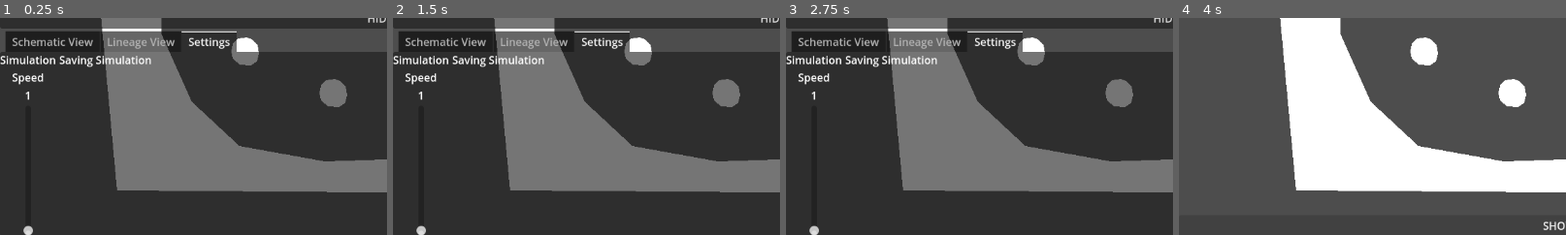
Above: before the commit, frames 1-4 (left to right).
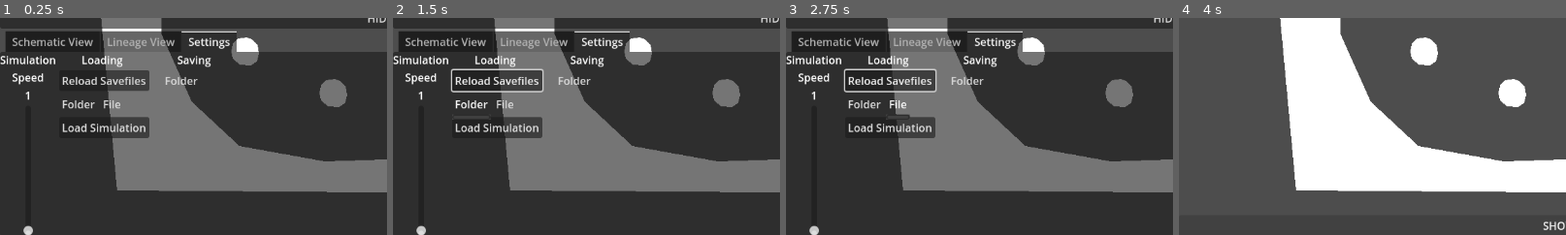
Above: after the commit, the same moments.

Repository: 06gusmog/EVOLUTIONATOR-4000
Game: Godot game, scene res://Misc/world.tscn
Two runs of this game, one before a commit and one after it. Both use one fixed random seed, a clock stepped at 60 frames per second and the inputs below.
Inputs (mouse positions are % of the whole screen's width and height, from its top left):
- Up to frame 1 (0.25 s): no input
- Up to frame 2 (1.5 s): click (13, 64) at 0.5 s, where only the run after the commit has a clickable "Reload Savefiles"; click (10, 70) at 1.25 s, where only the run after the commit has a clickable "Folder"
- Up to frame 3 (2.75 s): click (14, 70) at 2 s, where only the run after the commit has a clickable "File"
- Up to frame 4 (4 s): click (13, 75) at 2.75 s, where only the run after the commit has a clickable "Load Simulation"; click "HIDE UI" at 3.5 s
The pictures show only the part of the screen within x 0-50%, y 50-100%; the shares and areas given below are measured in that part.

The runs differ from the first frame. In frame 1, 3.6% of the frame differs, in the area x 15-55%, y 17-56%; in frame 2, 4.1%; in frame 3, 4.2%, in the area x 14-55%, y 17-56%; in frame 4, nothing differs.

Commit message:
Basic File Structure

Diff:
--- a/Godot/Misc/User Interface/Settings/settings.gd
+++ b/Godot/Misc/User Interface/Settings/settings.gd
@@ -1,9 +1,18 @@
 extends HBoxContainer
+# Simulation Speed
 @onready var simulation_speed_slider: VSlider = $"simulation_speed/Simulation Speed Slider"
 @onready var simulation_speed_value: Label = $simulation_speed/Value
 
+# Saving
+var root_dir = DirAccess.open("res://savefiles/")
+@onready var reload_button = $"Saving/Reload Button"
+@onready var file_menu = $"Saving/File Menu"
+@onready var load_simulation = $"Saving/Load Simulation"
 
-# Called when the node enters the scene tree for the first time.
+func reload_files():
+	var list_of_folders = root_dir.get_directories()
+
+
 func _ready() -> void:
 	simulation_speed_slider.value = GlobalSettings.simulation_speed
 
--- a/Godot/Misc/world.tscn
+++ b/Godot/Misc/world.tscn
@@ -317,12 +317,45 @@
 max_value = 10.0
 value = 1.0
 
+[node name="Loading" type="VBoxContainer" parent="CanvasLayer/UserInterface2/VBoxContainer/TabContainer/Settings"]
+layout_mode = 2
+
+[node name="Title" type="Label" parent="CanvasLayer/UserInterface2/VBoxContainer/TabContainer/Settings/Loading"]
+layout_mode = 2
+text = "        Loading"
+
+[node name="Reload Button" type="Button" parent="CanvasLayer/UserInterface2/VBoxContainer/TabContainer/Settings/Loading"]
+layout_mode = 2
+text = "Reload Savefiles
+"
+
+[node name="HBoxContainer" type="HBoxContainer" parent="CanvasLayer/UserInterface2/VBoxContainer/TabContainer/Settings/Loading"]
+layout_mode = 2
+
+[node name="Folder Menu" type="MenuButton" parent="CanvasLayer/UserInterface2/VBoxContainer/TabContainer/Settings/Loading/HBoxContainer"]
+layout_mode = 2
+text = "Folder"
+
+[node name="File Menu" type="MenuButton" parent="CanvasLayer/UserInterface2/VBoxContainer/TabContainer/Settings/Loading/HBoxContainer"]
+layout_mode = 2
+text = "File
+"
+
+[node name="Load Simulation" type="Button" parent="CanvasLayer/UserInterface2/VBoxContainer/TabContainer/Settings/Loading"]
+layout_mode = 2
+text = "Load Simulation"
+
 [node name="Saving" type="VBoxContainer" parent="CanvasLayer/UserInterface2/VBoxContainer/TabContainer/Settings"]
 layout_mode = 2
 
-[node name="Title" type="Label" parent="CanvasLayer/UserInterface2/VBoxContainer/TabContainer/Settings/Saving"]
-layout_mode = 2
-text = "Saving Simulation"
+[node name="Label" type="Label" parent="CanvasLayer/UserInterface2/VBoxContainer/TabContainer/Settings/Saving"]
+layout_mode = 2
+text = "         Saving"
+
+[node name="Folder Menu" type="MenuButton" parent="CanvasLayer/UserInterface2/VBoxContainer/TabContainer/Settings/Saving"]
+layout_mode = 2
+text = "Folder
+"
 
 [node name="FileLogger" parent="." instance=ExtResource("7_654aw")]
 
